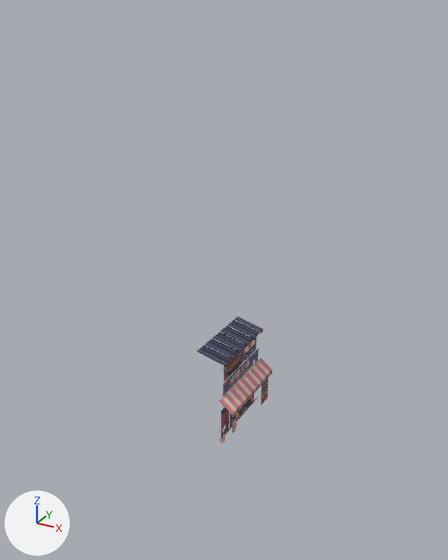
What one commit did to the FBX model Assets/Resource/Stage/BuildingModels/RepairShop.fbx.
Camera for both pictures: a camera (50 mm lens) standing at (3.99, -7.66, 6.26) and looking at (0.02, -0.44, 2.65). Arrows for +X, +Y and +Z are at lower left; the lights stay in place. Vertices at the same position are counted once.

The older version as bpy lines, for what is in view:
```python
me_mesh = bpy.data.meshes.new('Mesh')
me_mesh.from_pydata(...)  # 103 vertices, 34 faces; spans x -33.0..33.0, y -2.0..151.0, z -82.0..84.0
me_mesh.materials.append(mat_elecshop)  # picture img_electronicshoptexture_png
ob_electronicshop = bpy.data.objects.new('ElectronicShop', me_mesh)
ob_electronicshop.location = (0.0, 0.0, -0.01)
ob_electronicshop.rotation_euler = (1.571, 0.0, 0.0)  # degrees (90, 0, 0)
ob_electronicshop.scale = (0.01, 0.01, 0.00938)
```
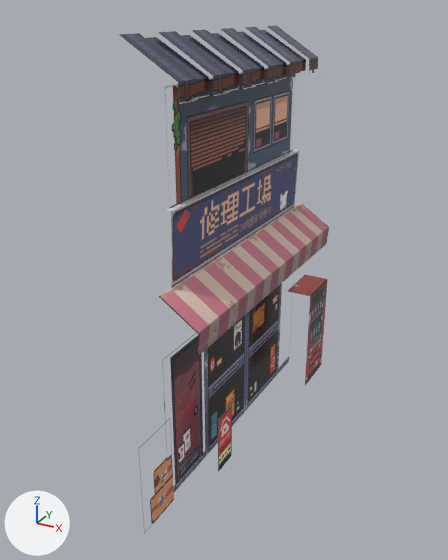
The change, as a list of edits to the scene's bpy script:
```text
Change me_mesh:
    used by ob_electronicshop; location = (0.0, 0.0, -0.01); rotation_euler = (1.571, 0.0, 0.0), in degrees (90, 0, 0); scale = (0.01, 0.01, 0.00938)
    verts and faces of me_mesh; kept vertices keep their numbers, new ones are numbered from 103
    remove me_mesh.from_pydata(...)  # 103 vertices, 34 faces; spans x -33.0..33.0, y -2.0..151.0, z -82.0..84.0
    add me_mesh.from_pydata(...)  # 106 vertices, 36 faces; spans x -9.0..96.0, y -10.0..601.0, z -231.0..276.0
    me_mesh part 1: the loose piece of 6 vertices spanning x -32.0..17.0, y 134.0..151.0, z -69.0..-56.0 is scaled about its middle by (1.43, 3.62, 2.81), then moved by (33.0, 423.0, -77.0)
    me_mesh part 2: the loose piece of 6 vertices spanning x -33.0..15.0, y 134.0..149.0, z -56.0..-43.0 is scaled about its middle by (1.45, 3.93, 2.81), then moved by (34.0, 424.0, -17.0)
    me_mesh part 3: the loose piece of 6 vertices spanning x -33.0..15.0, y 134.0..149.0, z -4.0..8.0 is scaled about its middle by (1.45, 3.93, 2.81), then moved by (34.0, 424.0, 4.0)
    me_mesh part 4: the loose piece of 6 vertices spanning x -32.0..17.0, y 134.0..151.0, z 60.0..73.0 is scaled about its middle by (1.43, 3.62, 2.81), then moved by (33.0, 423.0, 12.0)
    me_mesh part 5: the loose piece of 6 vertices spanning x -33.0..15.0, y 134.0..149.0, z 47.0..60.0 is scaled about its middle by (1.45, 3.93, 2.81), then moved by (34.0, 424.0, 97.0)
    me_mesh part 6: the loose piece of 6 vertices spanning x -32.0..17.0, y 134.0..151.0, z 34.0..47.0 is scaled about its middle by (1.5, 3.93, 2.81), then moved by (37.0, 426.0, 146.0)
    me_mesh part 7: the loose piece of 6 vertices spanning x -32.0..17.0, y 134.0..151.0, z -43.0..-30.0 is scaled about its middle by (1.5, 3.93, 2.81), then moved by (37.0, 426.0, -139.0)
    me_mesh part 8: the loose piece of 6 vertices spanning x -33.0..15.0, y 134.0..149.0, z -30.0..-17.0 is scaled about its middle by (1.52, 4.27, 2.81), then moved by (38.0, 426.0, -79.0)
    me_mesh part 9: the loose piece of 6 vertices spanning x -32.0..17.0, y 134.0..151.0, z -17.0..-4.0 is scaled about its middle by (1.5, 3.93, 2.81), then moved by (37.0, 426.0, -20.0)
    me_mesh part 10: the loose piece of 6 vertices spanning x -33.0..15.0, y 134.0..149.0, z 21.0..34.0 is scaled about its middle by (1.52, 4.27, 2.81), then moved by (38.0, 426.0, 14.0)
    me_mesh part 11: the loose piece of 6 vertices spanning x -32.0..17.0, y 134.0..151.0, z 8.0..21.0 is scaled about its middle by (1.5, 3.93, 2.81), then moved by (37.0, 426.0, 99.0)
    me_mesh part 12: the loose piece of 6 vertices spanning x 13.0..23.0, y -1.0..44.0, z -82.0..-52.0 is scaled about the mesh origin by (4, 4, 2.81)
    me_mesh part 13: a new loose piece of 22 vertices spanning x 38.0..96.0, y 248.0..549.0, z -215.0..222.0, in mat_elecshop (picture img_electronicshoptexture_png)
    me_mesh part 14: the loose piece of 19 vertices spanning x 9.0..33.0, y 52.0..137.0, z -76.0..79.0 is deleted
    me_mesh part 15: the loose piece of 4 vertices spanning x 9.0, y 0.0..56.0, z -73.0..77.0 is deleted
    me_mesh part 16: the loose piece of 4 vertices spanning x 17.0, y -2.0..22.0, z 30.0..45.0 is deleted
    me_mesh part 17
    add verts[103] = (38.0, 1.0, 216.0)  # pixel (168, 499)
    add verts[104] = (38.0, 1.0, -205.0)  # pixel (289, 361)
    add verts[105] = (38.0, 225.0, 216.0)  # pixel (162, 359)
    add verts[106] = (38.0, 225.0, -205.0)
    add verts[107] = (66.0, -7.0, 127.0)  # pixel (218, 472)
    add verts[108] = (66.0, 87.0, 127.0)  # pixel (217, 420)
    add verts[109] = (66.0, 87.0, 84.0)  # pixel (231, 404)
    add verts[110] = (66.0, -7.0, 84.0)  # pixel (231, 455)
    add verts[111] = (38.0, -10.0, 276.0)  # pixel (144, 534)
    add verts[112] = (38.0, 131.0, 276.0)
    add verts[113] = (38.0, 131.0, 204.0)
    add verts[114] = (38.0, -10.0, 204.0)  # pixel (173, 499)
    add faces += [(103, 104, 106, 105), (107, 110, 109, 108), (111, 114, 113, 112)]
Change ob_electronicshop:
    ob_electronicshop.location: (0.0, 0.0, -0.01) -> (-0.29, 0.0, -0.01)
    ob_electronicshop.scale: (0.01, 0.01, 0.00938) -> (0.01, 0.01, 0.01)
```

Location of each change, [x1, y1, x2, y2] in pixels of the pictures (448 x 560 px; the box of a moved part takes in the faces that stretch with it):
'ElectronicShop', reshaped, moved, rescaled (178% wider, 292% taller): before [197, 316, 272, 445]; after [119, 26, 329, 534]
part 1 of me_mesh, moved or reshaped: before [235, 316, 263, 334]; after [261, 30, 306, 76]
part 2 of me_mesh, moved or reshaped: before [231, 320, 259, 335]; after [239, 31, 287, 81]
part 3 of me_mesh, moved or reshaped: before [217, 332, 246, 349]; after [211, 33, 264, 86]
part 4 of me_mesh, moved or reshaped: before [197, 348, 228, 368]; after [181, 35, 239, 92]
part 5 of me_mesh, moved or reshaped: before [201, 345, 231, 363]; after [146, 37, 209, 100]
part 6 of me_mesh, moved or reshaped: before [205, 341, 236, 361]; after [119, 33, 197, 104]
part 7 of me_mesh, moved or reshaped: before [228, 322, 257, 340]; after [267, 26, 318, 74]
part 8 of me_mesh, moved or reshaped: before [224, 326, 253, 342]; after [245, 27, 300, 78]
part 9 of me_mesh, moved or reshaped: before [220, 328, 250, 346]; after [221, 28, 279, 84]
part 10 of me_mesh, moved or reshaped: before [209, 339, 239, 356]; after [191, 30, 256, 89]
part 11 of me_mesh, moved or reshaped: before [213, 335, 243, 353]; after [158, 31, 229, 96]
part 12 of me_mesh, moved or reshaped: before [261, 379, 268, 405]; after [288, 275, 327, 385]
part 13 of me_mesh, added: after [159, 64, 329, 356]
part 14 of me_mesh, deleted: before [219, 337, 272, 418]
part 15 of me_mesh, deleted: before [219, 392, 259, 442]
part 16 of me_mesh, deleted: before [232, 417, 237, 434]
part 17 of me_mesh, added: after [138, 283, 292, 534]
